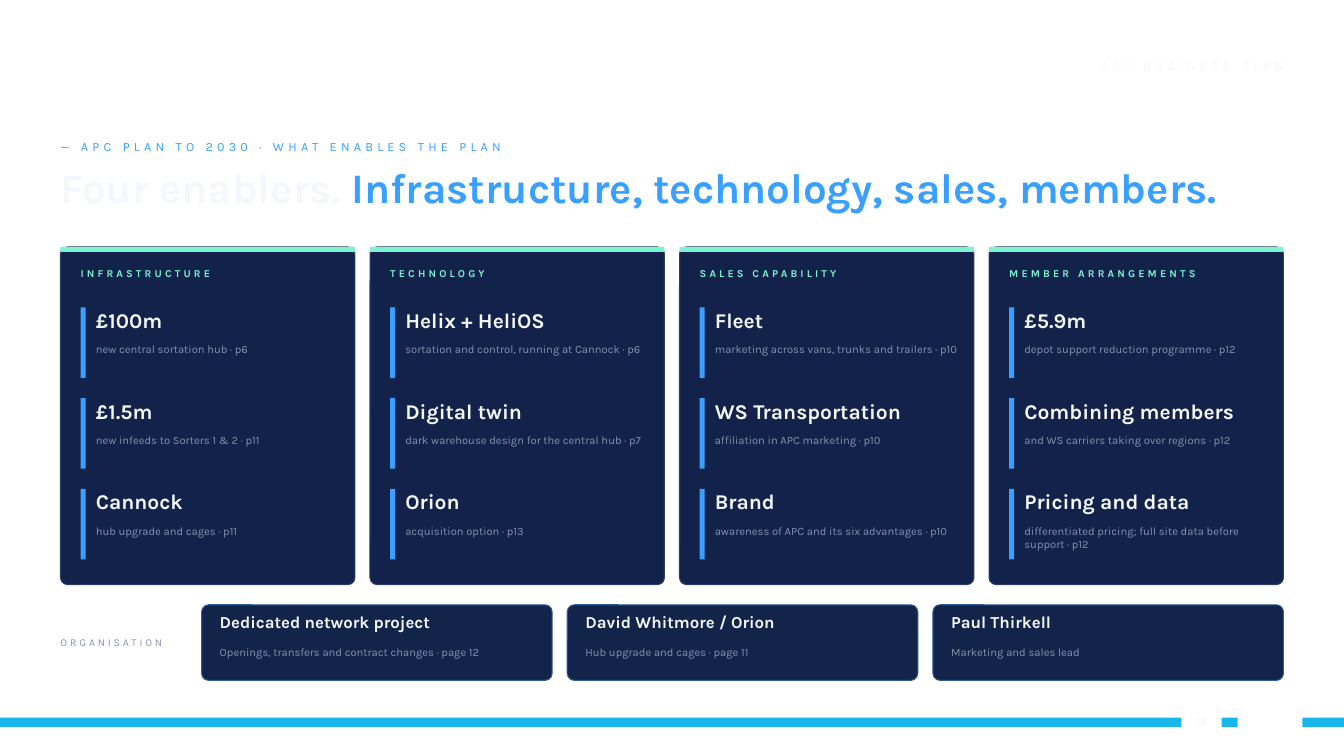
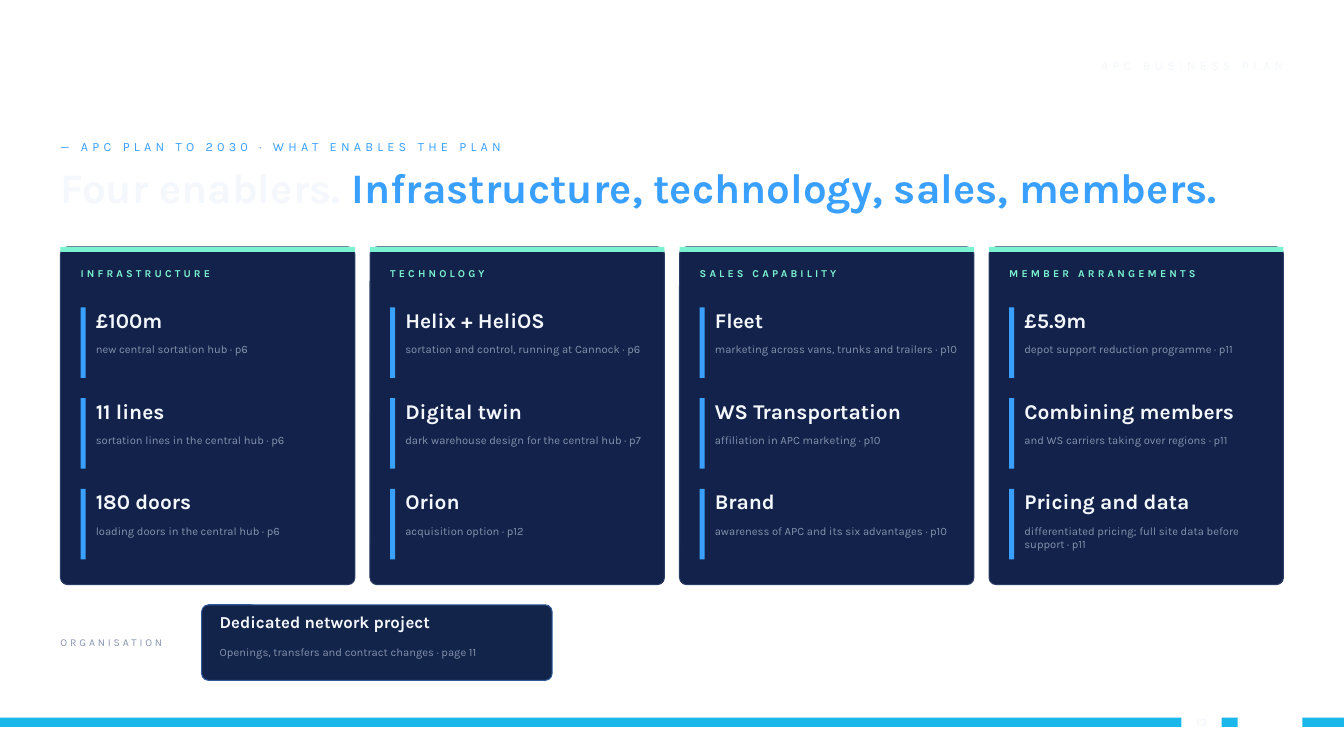
Before and after one commit to dannygrigg/orion-final-1605, a slide deck: slide 13 of share/apc-cannock-phase2-v4/presentation.pptx (slide 14 before the commit). Drawn at 1344x756 pixels with LibreOffice and Linux fonts; fonts in the diff are those of the drawing; background and template pictures are left out. Boxes give left, top, right and bottom in pixels: in the first picture for what was removed or moved away, otherwise in the second. Text is boxed around its words. In the diff, an @@ line names an element or a change of style, - is before the commit and + after.

```diff
--- a/share/apc-cannock-phase2-v4/presentation.pptx
+++ b/share/apc-cannock-phase2-v4/presentation.pptx
@@ text at <box>1024,345,1233,356</box>: text changed @@
-depot support reduction programme · p12
+depot support reduction programme · p11
@@ text at <box>96,404,165,420</box>: text changed @@
-£1.5m
+11 lines
@@ text at <box>96,436,284,447</box>: text changed @@
-new infeeds to Sorters 1 & 2 · p11
+sortation lines in the central hub · p6
@@ text at <box>1024,436,1228,447</box>: text changed @@
-and WS carriers taking over regions · p12
+and WS carriers taking over regions · p11
@@ text at <box>96,494,191,510</box>: text changed @@
-Cannock
+180 doors
@@ text at <box>96,527,280,538</box>: text changed @@
-hub upgrade and cages · p11
+loading doors in the central hub · p6
@@ text at <box>1024,527,1239,551</box>: text changed @@
-differentiated pricing; full site data before support · p12
+differentiated pricing; full site data before support · p11
@@ rounded rectangle removed at <box>568,605,919,681</box> @@
@@ text removed at <box>585,616,774,629</box> @@
-David Whitmore / Orion
@@ rounded rectangle removed at <box>934,605,1285,681</box> @@
@@ text removed at <box>951,616,1050,629</box> @@
-Paul Thirkell
@@ text at <box>220,648,476,659</box>: text changed @@
-Openings, transfers and contract changes · page 12
+Openings, transfers and contract changes · page 11
@@ text removed at <box>585,648,748,659</box> @@
-Hub upgrade and cages · page 11
@@ text removed at <box>951,648,1080,659</box> @@
-Marketing and sales lead
```
Also in this commit, not shown: 2 other slides changed, 1 slide removed, 2 other files.
